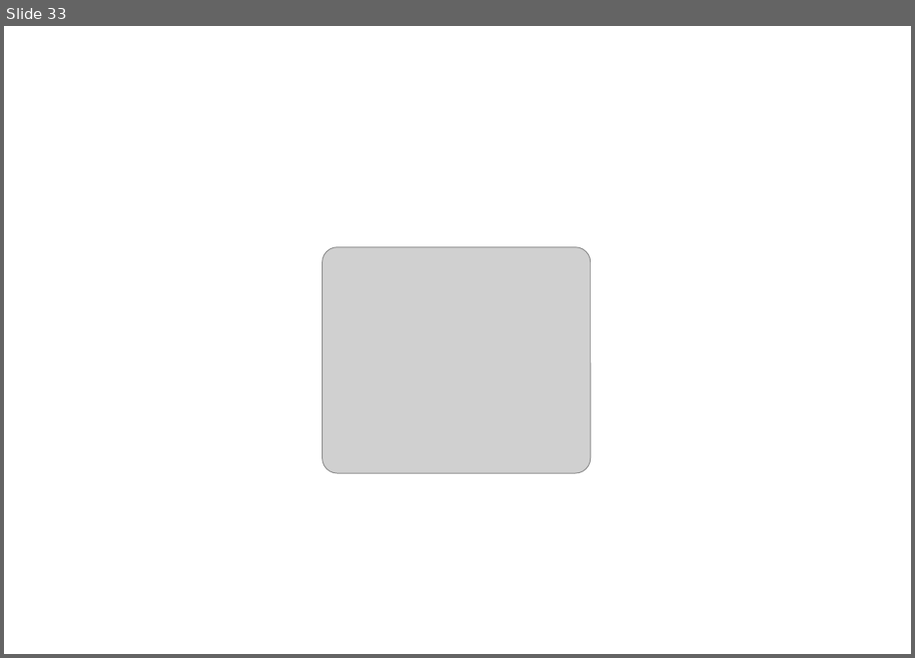
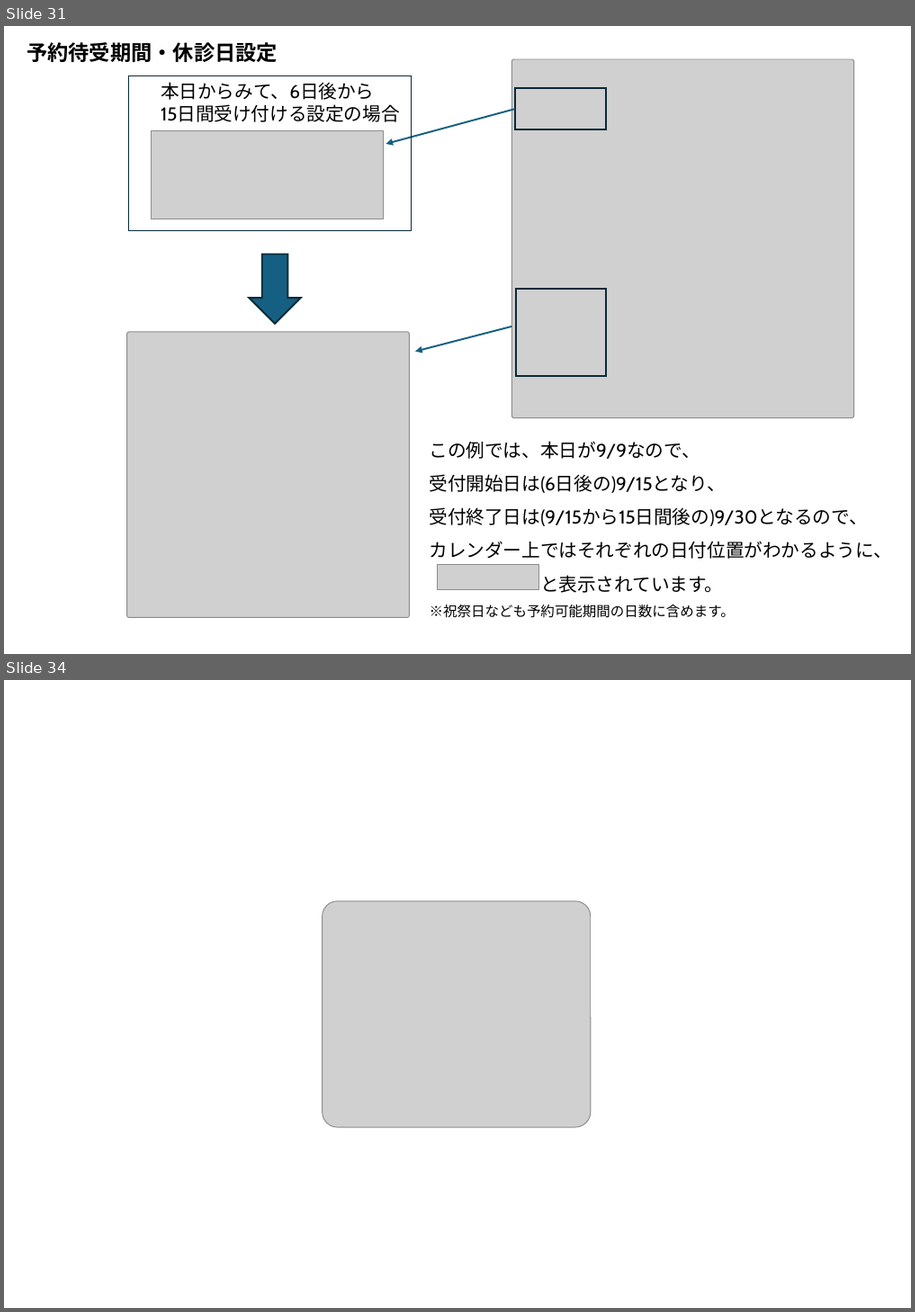
Before and after one commit to MishimaAkifumi-Private/FureaiGp-GairaiYoyakuSystem, a slide deck: Manual/UsersGuide.pptx. Shown one above the other, each under a label of ours: slide 33 before the commit, slides 31 and 34 after it; the slides between them are not shown. The pictures are 915x658 and 915x1312 pixels, drawn with LibreOffice and Linux fonts; fonts in the diff are those of the drawing; grey boxes stand for pictures. Boxes give left, top, right and bottom in pixels: in the first picture for what was removed or moved away, otherwise in the second. Text is boxed around its words. In the diff, an @@ line names an element or a change of style, - is before the commit and + after.

```diff
--- a/Manual/UsersGuide.pptx
+++ b/Manual/UsersGuide.pptx
@@ slide 31 added at [4,26,911,654], background #FFFFFF @@
@@ title added at [26,42,278,62], 18 pt, text #000000, bold @@
+予約待受期間・休診日設定
@@ rectangle added at [129,76,411,230], outline #092A39 0.5 pt @@
@@ picture added at [512,59,854,418] @@
@@ text added at [161,82,400,122], 16 pt, text #000000 @@
+本日からみて、6日後から
+15日間受け付ける設定の場合
@@ rectangle added at [515,88,606,130], outline #092A39 1.5 pt @@
@@ picture added at [152,130,384,220] @@
@@ arrow added from (515, 109) to (386, 144), #156082 1.5 pt @@
@@ down arrow added at [250,254,301,323], fill #156082, outline #092A39 1.5 pt @@
@@ rectangle added at [516,289,606,377], outline #092A39 1.5 pt @@
@@ picture added at [127,332,409,617] @@
@@ arrow added from (512, 327) to (415, 352), #156082 1.5 pt @@
@@ text added at [430,441,892,618], 16 pt, text #000000 @@
+この例では、本日が9/9なので、
+受付開始日は(6日後の)9/15となり、
+受付終了日は(9/15から15日間後の)9/30となるので、
+カレンダー上ではそれぞれの日付位置がわかるように、
+と表示されています。
+※祝祭日なども予約可能期間の日数に含めます。
@@ picture added at [437,564,540,589] @@
@@ what was slide 33 is now slide 34 @@
```
Also in this commit, not shown: 4 slides changed, 3 other slides added, 3 slides removed, 5 other files.
